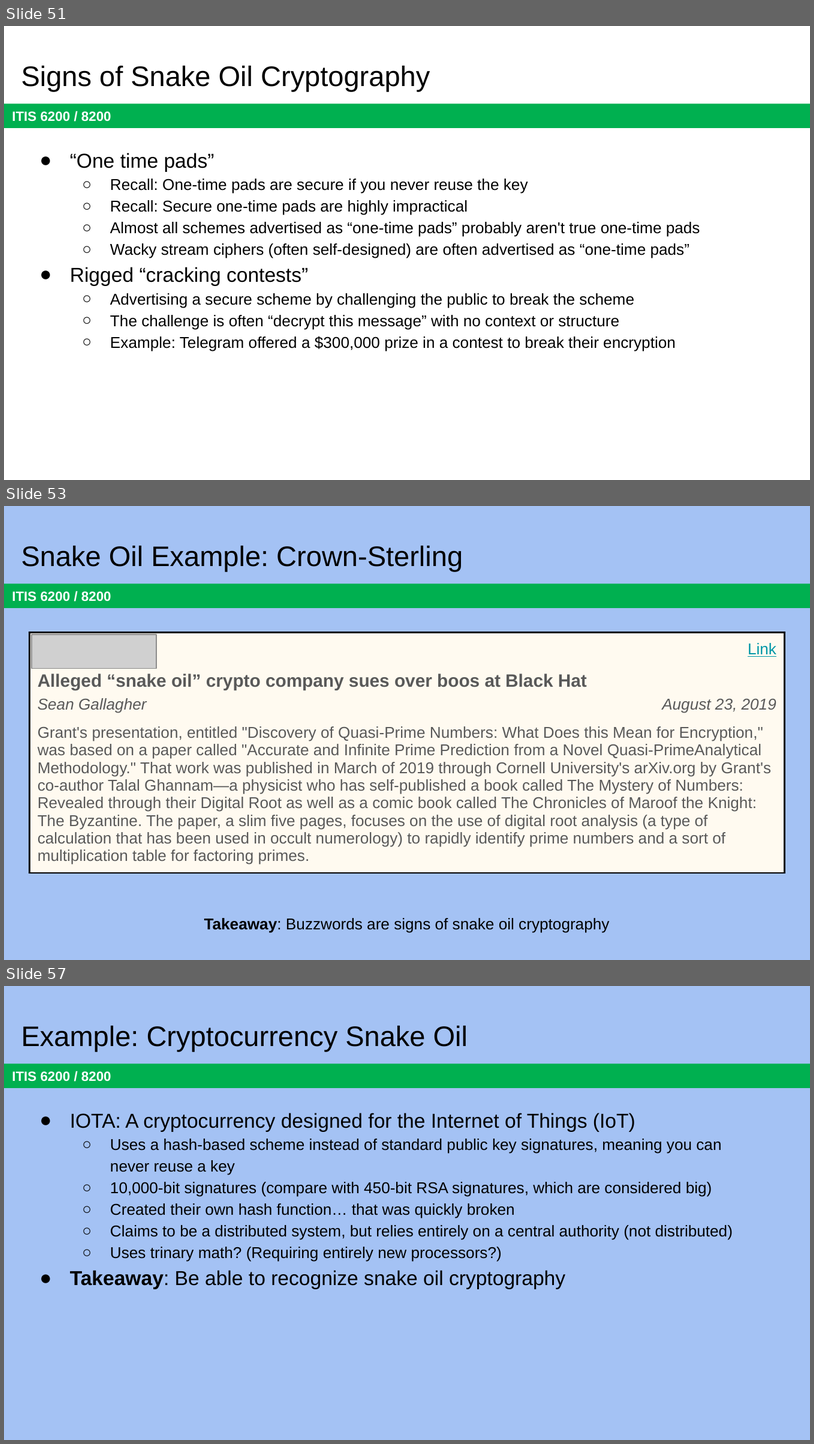
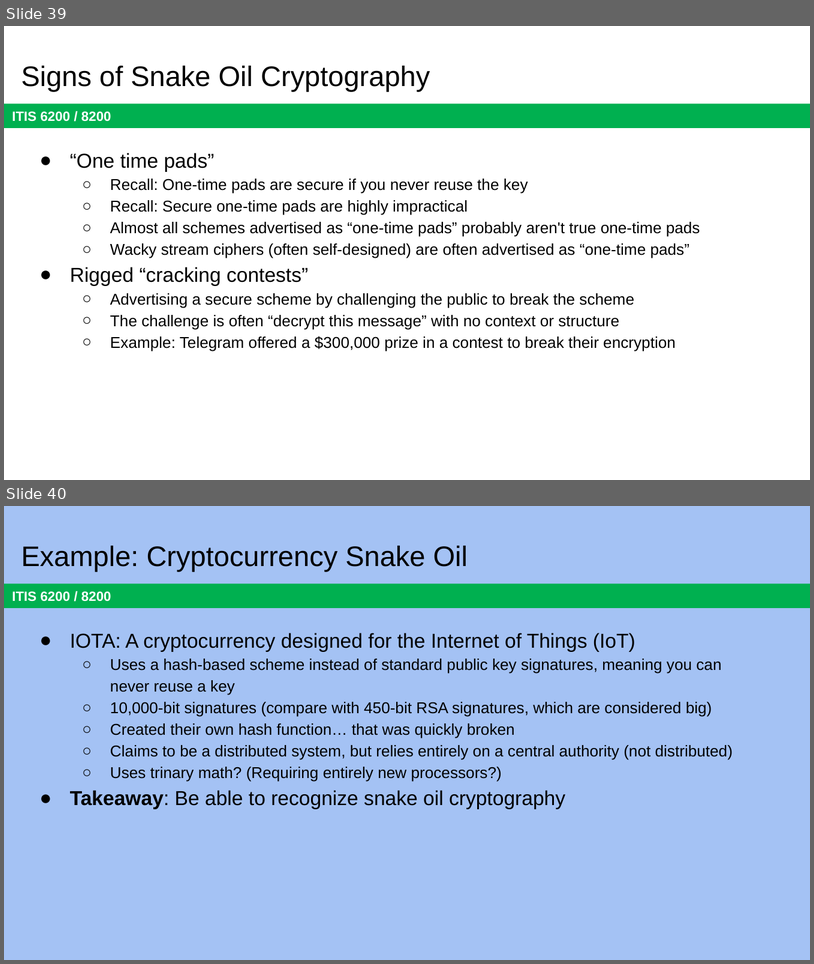
Before and after one commit to jx5c/github.io, a slide deck: teaching/ITIS6200/2023fa/lectures/lec07.pptx. Shown one above the other, each under a label of ours: slides 51, 53 and 57 before the commit, slides 39 and 40 after it; the slides between them are not shown. The pictures are 814x1444 and 814x964 pixels, drawn with LibreOffice and Linux fonts; fonts in the diff are those of the drawing; grey boxes stand for pictures. Boxes give left, top, right and bottom in pixels: in the first picture for what was removed or moved away, otherwise in the second. Text is boxed around its words. In the diff, an @@ line names an element or a change of style, - is before the commit and + after.

```diff
--- a/teaching/ITIS6200/2023fa/lectures/lec07.pptx
+++ b/teaching/ITIS6200/2023fa/lectures/lec07.pptx
@@ slide 53 removed at <box>4,506,810,960</box>, background #A4C2F4; not listed: 1 template element that a slide beside it also shows @@
@@ title removed at <box>21,546,463,571</box> @@
-Snake Oil Example: Crown-Sterling
@@ table removed at <box>30,633,785,886</box>, 4 rows, 2 columns @@
- | Link
-Alleged “snake oil” crypto company sues over boos at Black Hat | 
-Sean Gallagher | August 23, 2019
-Grant's presentation, entitled "Discovery of Quasi-Prime Numbers: What Does this Mean for Encryption," was based on a paper called "Accurate and Infinite Prime Prediction from a Novel Quasi-PrimeAnalytical Methodology." That work was published in March of 2019 through Cornell University's arXiv.org by Grant's co-author Talal Ghannam—a physicist who has self-published a book called The Mystery of Numbers: Revealed through their Digital Root as well as a comic book called The Chronicles of Maroof the Knight: The Byzantine. The paper, a slim five pages, focuses on the use of digital root analysis (a type of calculation that has been used in occult numerology) to rapidly identify prime numbers and a sort of multiplication table for factoring primes. | 
@@ picture removed at <box>32,634,156,668</box> @@
@@ text removed at <box>204,918,609,933</box> @@
-Takeaway: Buzzwords are signs of snake oil cryptography
@@ what was slide 51 is now slide 39 @@
@@ what was slide 57 is now slide 40 @@
```
Also in this commit, not shown: 16 other slides removed, 3 other files.
